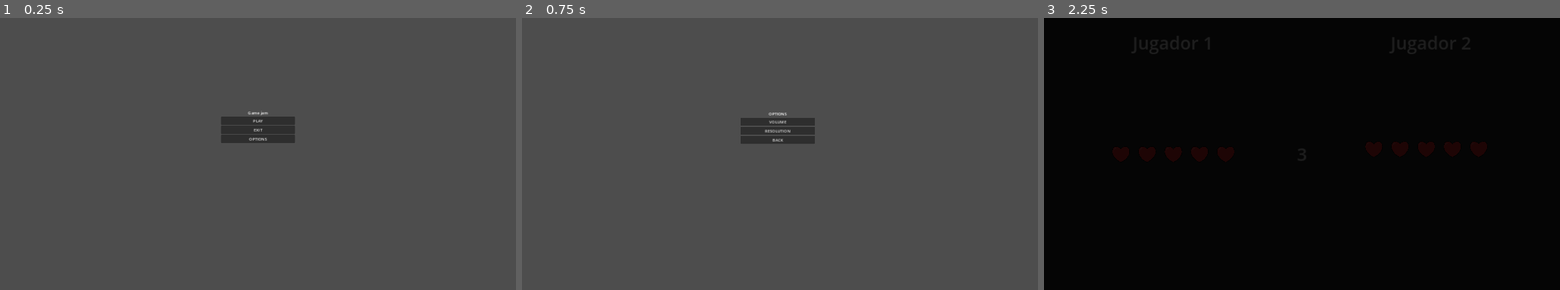
Above: before the commit, frames 1-3 (left to right).
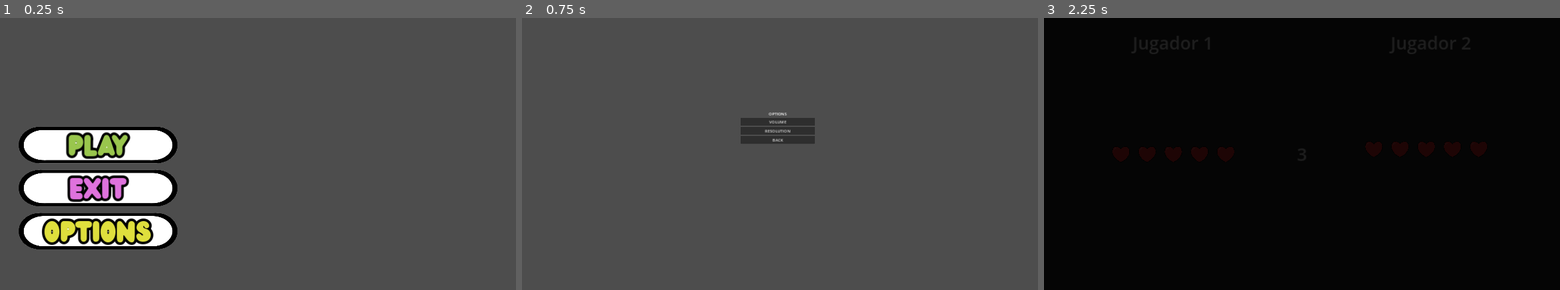
Above: after the commit, the same moments.

Repository: pablo4licante/gamejam-25
Game: Godot game, scene res://menu/src_menu.tscn
The game is run twice, just before and just after one commit, with the same random seed, the same clock (stepped at 60 frames per second) and the same inputs.
Inputs:
- Up to frame 1 (0.25 s): no input
- Up to frame 2 (0.75 s): click "OPTIONS" at 0.5 s
- Up to frame 3 (2.25 s): click "BACK" at 1.25 s; click "PLAY" at 2 s

The runs differ from the first frame. In frame 1, 13% of the frame differs, in the area x 3-58%, y 34-86%; in frame 2, nothing differs; in frame 3, nothing differs.

Commit message:
Menú (Estilo gráfico del Menú, Animacion de botones,

Diff:
--- a/menu/script/button_exit.gd
+++ b/menu/script/button_exit.gd
@@ -1,7 +1,58 @@
 extends Button
 
+var tween: Tween
+var original_position: Vector2
+var is_hovering: bool = false
+
 func _ready() -> void:
+	# Conecta la señal del botón
 	pressed.connect(_on_button_pressed)
+
+	# Guarda la posición original del botón
+	original_position = position
+
+	# Conecta las señales de mouse enter/exit
+	mouse_entered.connect(_on_mouse_entered)
+	mouse_exited.connect(_on_mouse_exited)
+
+func start_animation() -> void:
+	if tween:
+		tween.kill() # Detiene cualquier tween anterior
+
+	tween = create_tween()
+	tween.set_trans(Tween.TRANS_CUBIC)
+	tween.set_ease(Tween.EASE_OUT)
+
+	# Mover hacia la derecha (sobrepasando un poco)
+	tween.tween_property(self, "position:x", original_position.x + 20, 0.5)
+
+	# Rebote hacia la izquierda
+	tween.tween_property(self, "position:x", original_position.x - 10, 0.3)
+
+	# Regresar a la posición original
+	tween.tween_property(self, "position:x", original_position.x, 0.2)
+
+func _on_mouse_entered() -> void:
+	is_hovering = true
+	# Inicia el loop de animación
+	animate_loop()
+
+func _on_mouse_exited() -> void:
+	is_hovering = false
+	# Regresa el botón a su posición original
+	if tween:
+		tween.kill()
+	tween = create_tween()
+	tween.tween_property(self, "position:x", original_position.x, 0.2)
+
+func animate_loop() -> void:
+	while is_hovering:
+		start_animation()
+		await tween.finished
+		await get_tree().create_timer(1.0).timeout
+		# Si ya no está en hover, sale del loop
+		if not is_hovering:
+			break
 
 func _on_button_pressed() -> void:
 	get_tree().quit()
--- a/menu/script/button_options.gd
+++ b/menu/script/button_options.gd
@@ -1,7 +1,58 @@
 extends Button
 
+var tween: Tween
+var original_position: Vector2
+var is_hovering: bool = false
+
 func _ready() -> void:
+	# Conecta la señal del botón
 	pressed.connect(_on_button_pressed)
+
+	# Guarda la posición original del botón
+	original_position = position
+
+	# Conecta las señales de mouse enter/exit
+	mouse_entered.connect(_on_mouse_entered)
+	mouse_exited.connect(_on_mouse_exited)
+
+func start_animation() -> void:
+	if tween:
+		tween.kill() # Detiene cualquier tween anterior
+
+	tween = create_tween()
+	tween.set_trans(Tween.TRANS_CUBIC)
+	tween.set_ease(Tween.EASE_OUT)
+
+	# Mover hacia la derecha (sobrepasando un poco)
+	tween.tween_property(self, "position:x", original_position.x + 20, 0.5)
+
+	# Rebote hacia la izquierda
+	tween.tween_property(self, "position:x", original_position.x - 10, 0.3)
+
+	# Regresar a la posición original
+	tween.tween_property(self, "position:x", original_position.x, 0.2)
+
+func _on_mouse_entered() -> void:
+	is_hovering = true
+	# Inicia el loop de animación
+	animate_loop()
+
+func _on_mouse_exited() -> void:
+	is_hovering = false
+	# Regresa el botón a su posición original
+	if tween:
+		tween.kill()
+	tween = create_tween()
+	tween.tween_property(self, "position:x", original_position.x, 0.2)
+
+func animate_loop() -> void:
+	while is_hovering:
+		start_animation()
+		await tween.finished
+		await get_tree().create_timer(1.0).timeout
+		# Si ya no está en hover, sale del loop
+		if not is_hovering:
+			break
 
 func _on_button_pressed() -> void:
 	get_tree().change_scene_to_file("res://menu/src_menu_options.tscn")
--- a/menu/script/button_play.gd
+++ b/menu/script/button_play.gd
@@ -1,7 +1,58 @@
 extends Button
 
+var tween: Tween
+var original_position: Vector2
+var is_hovering: bool = false
+
 func _ready() -> void:
+	# Conecta la señal del botón
 	pressed.connect(_on_button_pressed)
+
+	# Guarda la posición original del botón
+	original_position = position
+
+	# Conecta las señales de mouse enter/exit
+	mouse_entered.connect(_on_mouse_entered)
+	mouse_exited.connect(_on_mouse_exited)
+
+func start_animation() -> void:
+	if tween:
+		tween.kill() # Detiene cualquier tween anterior
+
+	tween = create_tween()
+	tween.set_trans(Tween.TRANS_CUBIC)
+	tween.set_ease(Tween.EASE_OUT)
+
+	# Mover hacia la derecha (sobrepasando un poco)
+	tween.tween_property(self, "position:x", original_position.x + 20, 0.5)
+
+	# Rebote hacia la izquierda
+	tween.tween_property(self, "position:x", original_position.x - 10, 0.3)
+
+	# Regresar a la posición original
+	tween.tween_property(self, "position:x", original_position.x, 0.2)
+
+func _on_mouse_entered() -> void:
+	is_hovering = true
+	# Inicia el loop de animación
+	animate_loop()
+
+func _on_mouse_exited() -> void:
+	is_hovering = false
+	# Regresa el botón a su posición original
+	if tween:
+		tween.kill()
+	tween = create_tween()
+	tween.tween_property(self, "position:x", original_position.x, 0.2)
+
+func animate_loop() -> void:
+	while is_hovering:
+		start_animation()
+		await tween.finished
+		await get_tree().create_timer(1.0).timeout
+		# Si ya no está en hover, sale del loop
+		if not is_hovering:
+			break
 
 func _on_button_pressed() -> void:
 	# Llamar a la función change_screen del nodo de transición
--- a/menu/src_menu.tscn
+++ b/menu/src_menu.tscn
@@ -1,16 +1,35 @@
-[gd_scene load_steps=4 format=3 uid="uid://b13n4xvr2ka2r"]
+[gd_scene load_steps=10 format=3 uid="uid://b13n4xvr2ka2r"]
 
 [ext_resource type="Script" path="res://menu/script/button_play.gd" id="1_5mvi7"]
+[ext_resource type="FontFile" uid="uid://dowcua420gyyj" path="res://menu/Fonts/Wedges.ttf" id="1_7hkiv"]
 [ext_resource type="Script" path="res://menu/script/button_exit.gd" id="2_s6cea"]
+[ext_resource type="Texture2D" uid="uid://dqlautmifyk6m" path="res://menu/UI/boton.png" id="3_qf7tv"]
 [ext_resource type="Script" path="res://menu/script/button_options.gd" id="3_xjdjr"]
+[ext_resource type="Texture2D" uid="uid://7u74yosxweh1" path="res://menu/UI/settings-gears.png" id="6_gojpg"]
+
+[sub_resource type="CanvasItemMaterial" id="CanvasItemMaterial_or572"]
+resource_name = "blanco_butt"
+light_mode = 1
+
+[sub_resource type="Theme" id="Theme_3j7aj"]
+
+[sub_resource type="CanvasItemMaterial" id="CanvasItemMaterial_nip5o"]
+light_mode = 1
 
 [node name="Menu" type="Control"]
+material = SubResource("CanvasItemMaterial_or572")
 layout_mode = 3
 anchors_preset = 15
 anchor_right = 1.0
 anchor_bottom = 1.0
 grow_horizontal = 2
 grow_vertical = 2
+
+[node name="Settings-gears" type="Sprite2D" parent="."]
+visible = false
+position = Vector2(1028, 534.5)
+scale = Vector2(1.71721, 1.62027)
+texture = ExtResource("6_gojpg")
 
 [node name="VBoxContainer_botones" type="VBoxContainer" parent="."]
 layout_mode = 1
@@ -19,32 +38,76 @@
 anchor_top = 0.5
 anchor_right = 0.5
 anchor_bottom = 0.5
-offset_left = -147.0
-offset_top = -176.5
-offset_right = 147.0
-offset_bottom = 176.5
+offset_left = -907.0
+offset_top = -113.0
+offset_right = -363.0
+offset_bottom = 519.0
 grow_horizontal = 2
 grow_vertical = 2
 
 [node name="Title-Menu" type="Label" parent="VBoxContainer_botones"]
+visible = false
+modulate = Color(0.705882, 1, 1, 1)
 layout_mode = 2
+theme_override_constants/line_spacing = 25
+theme_override_fonts/font = ExtResource("1_7hkiv")
+theme_override_font_sizes/font_size = 60
 text = "Game jam"
 horizontal_alignment = 1
 
 [node name="Button_play" type="Button" parent="VBoxContainer_botones"]
+self_modulate = Color(0.686275, 0.886275, 0.345098, 1)
+light_mask = 4
+visibility_layer = 4
 layout_mode = 2
+theme = SubResource("Theme_3j7aj")
+theme_override_constants/outline_size = 40
+theme_override_fonts/font = ExtResource("1_7hkiv")
+theme_override_font_sizes/font_size = 100
 text = "PLAY"
+flat = true
 script = ExtResource("1_5mvi7")
 
+[node name="F_Buton" type="Sprite2D" parent="VBoxContainer_botones/Button_play"]
+show_behind_parent = true
+material = SubResource("CanvasItemMaterial_nip5o")
+position = Vector2(273, 76)
+scale = Vector2(1.0054, 0.760677)
+texture = ExtResource("3_qf7tv")
+
 [node name="Button_exit" type="Button" parent="VBoxContainer_botones"]
+self_modulate = Color(1, 0.509804, 0.988235, 1)
 layout_mode = 2
+theme_override_constants/outline_size = 40
+theme_override_fonts/font = ExtResource("1_7hkiv")
+theme_override_font_sizes/font_size = 100
 text = "EXIT"
+flat = true
 script = ExtResource("2_s6cea")
 
+[node name="F_Buton" type="Sprite2D" parent="VBoxContainer_botones/Button_exit"]
+show_behind_parent = true
+material = SubResource("CanvasItemMaterial_nip5o")
+position = Vector2(273, 76)
+scale = Vector2(1.0054, 0.760677)
+texture = ExtResource("3_qf7tv")
+
 [node name="Button_options" type="Button" parent="VBoxContainer_botones"]
+self_modulate = Color(1, 1, 0.27451, 1)
 layout_mode = 2
+theme_override_constants/outline_size = 40
+theme_override_fonts/font = ExtResource("1_7hkiv")
+theme_override_font_sizes/font_size = 100
 text = "OPTIONS"
+flat = true
 script = ExtResource("3_xjdjr")
+
+[node name="F_Buton" type="Sprite2D" parent="VBoxContainer_botones/Button_options"]
+show_behind_parent = true
+material = SubResource("CanvasItemMaterial_nip5o")
+position = Vector2(273, 76)
+scale = Vector2(1.0054, 0.760677)
+texture = ExtResource("3_qf7tv")
 
 [connection signal="pressed" from="VBoxContainer_botones/Button_exit" to="VBoxContainer_botones/Button_exit" method="_on_pressed"]
 [connection signal="pressed" from="VBoxContainer_botones/Button_options" to="VBoxContainer_botones/Button_options" method="_on_pressed"]
--- /dev/null
+++ b/menu/video_BG_Menu.tscn
@@ -0,0 +1,14 @@
+[gd_scene load_steps=2 format=3 uid="uid://ctcrvvhk4v6oe"]
+
+[ext_resource type="VideoStream" path="res://menu/UI/intro_2.ogv" id="1_3od8g"]
+
+[node name="VideoStreamPlayer" type="VideoStreamPlayer"]
+texture_filter = 3
+anchors_preset = -1
+anchor_right = 1.002
+anchor_bottom = 1.01
+offset_right = -0.0961914
+offset_bottom = 0.199951
+stream = ExtResource("1_3od8g")
+autoplay = true
+loop = true
Binary file added: menu/Fonts/Wedges.ttf
Not shown, added: menu/Fonts/Wedges.ttf.import
Binary file added: menu/UI/boton.png
Not shown, added: menu/UI/boton.png.import
Binary file added: menu/UI/settings-gears.png
Not shown, added: menu/UI/settings-gears.png.import
Not shown, added: menu/UI/intro_2.ogv
